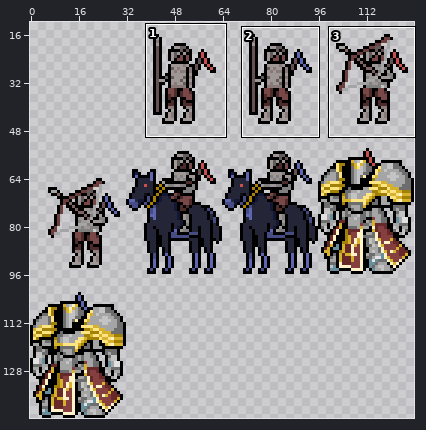
Two states of a sprite sheet, assets/new/infantry.png. Above, an overview of the earlier version with the close-up marked.
Close-up. Earlier state:
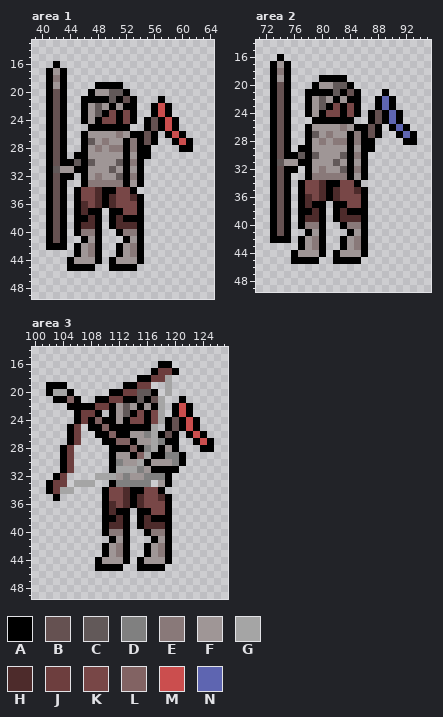
The file is 128x144 pixels. Colours within 5 levels of each other are drawn and written as one. Shown: area 1: x 39..64, y 13..49; area 2: x 71..95, y 14..49; area 3: x 100..127, y 14..49. The old version is drawn lined up with the new one. The wide view leaves out empty margins. The commit also changed other parts of the picture, which this record leaves out.
Palette (. is transparent): A #000000  B #655151  C #625959  D #808080  E #897979  F #9f9696  G #a5a5a5  H #4d2b2b  J #6d3e3e  K #784747  L #826363  M #cb4e4e  N #5e65b1
Pixels before, area 1, first column x 41:
16 .A...................
17 AFA..................
18 AEA..................
19 AFA....AAAA..........
20 ABA...AFFCCA.........
21 ABA..AAAACABA...A....
22 ABA..AFCFAFAA..AMA...
23 ABA..AFCAKAKA..AMA...
24 ABA..AFAKKAKA.ABAMA..
25 ABA...AAAAAA..ABAMA..
26 ABA..AFFFFEFAABA.AMA.
27 ABA..ACFEFFAEABA..AMA
28 ABA..AFEFEEAEAA....AA
29 ABA.AAFFFFFAFAA......
30 ABAACACFFFCAEA.......
31 ACFFAAFFFCFAFA.......
32 ABAA.AFEFFCAEA.......
33 ABA..AEEEEEAFA.......
34 ABA.AKKHAAKKA........
35 ABA.AKKHAHKKHA.......
36 ABA.AHKHAHKKKA.......
37 ABA.AHAA.AAKKA.......
38 ABA.AAHA.AHAAA.......
39 ABA.AHHA.AHHHA.......
40 ABA.AEEA..AEEA.......
41 ABA..AFA...AFA.......
42 AAA.AFEA..AFEA.......
43 ....AFEA..AFEA.......
44 ...AFFFA.AFFFA.......
45 ...AAAA..AAAA........
Pixels before, area 2, first column x 73:
16 .A...................
17 AFA..................
18 AEA..................
19 AFA....AAAA..........
20 ABA...AFFCCA.........
21 ABA..AAAACABA...A....
22 ABA..AFCFAFAA..ANA...
23 ABA..AFCAKAKA..ANA...
24 ABA..AFAKKAKA.ABANA..
25 ABA...AAAAAA..ABANA..
26 ABA..AFFFFEFAABA.ANA.
27 ABA..ACFEFFAEABA..ANA
28 ABA..AFEFEEAEAA....AA
29 ABA.AAFFFFFAFAA......
30 ABAACACFFFCAEA.......
31 ACFFAAFFFCFAFA.......
32 ABAA.AFEFFCAEA.......
33 ABA..AEEEEEAFA.......
34 ABA.AKKHAAKKA........
35 ABA.AKKHAHKKHA.......
36 ABA.AHKHAHKKKA.......
37 ABA.AHAA.AAKKA.......
38 ABA.AAHA.AHAAA.......
39 ABA.AHHA.AHHHA.......
40 ABA.AEEA..AEEA.......
41 ABA..AFA...AFA.......
42 AAA.AFEA..AFEA.......
43 ....AFEA..AFEA.......
44 ...AFFFA.AFFFA.......
45 ...AAAA..AAAA........
Pixels before, area 3, first column x 102:
16 ................AA......
17 ...............AJJA.....
18 .............AAJJG......
19 AAA........AAJJ..G......
20 AGGA.....AAJJCCA.G......
21 .AALA..AAJJAACABG..A....
22 ...AAAAJJAFCFAFAG.AMA...
23 ....AJJA.AFCAKAKG.AMA...
24 ....AJALAAFAKKAKGABAMA..
25 ...AJ.AALAAAAAAG.ABAMA..
26 ...AJ..AALAAFFDGABA.AMA.
27 ...AJ...AALLAFFGDAA..AMA
28 ..AJ.....AAALADGAFA...AA
29 ..AJ.....AFFALGAADDA....
30 ..AJ.....ADFFGAFFFDA....
31 ..AJ.....AGGGDFAAAA.....
32 .AJ....GGGFDFFDDDA......
33 AJJ.GGG..ADDDDD.FA......
34 AJGG....AKKHAAKKA.......
35 .A......AKKHAHKKHA......
36 ........AHKHAHKKKA......
37 ........AHAA.AAKKA......
38 ........AAHA.AHAAA......
39 ........AHHA.AHHHA......
40 ........AEEA..AEEA......
41 .........AFA...AFA......
42 ........AFEA..AFEA......
43 ........AFEA..AFEA......
44 .......AFFFA.AFFFA......
45 .......AAAA..AAAA.......
And afterwards:
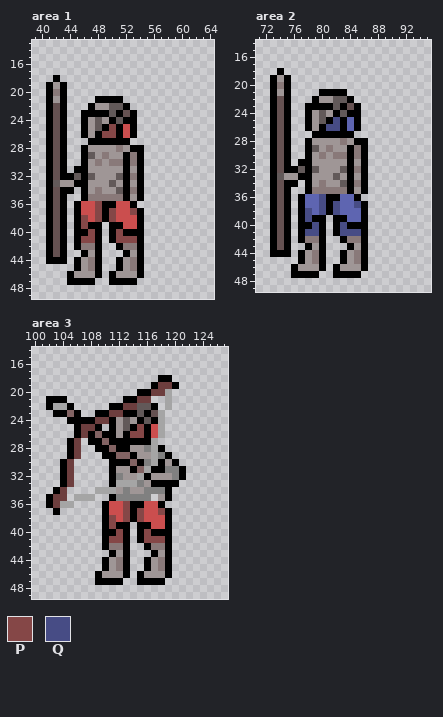
Colours new in this view: P #854747  Q #474c85
The edit:
whole drawing moved by +0,+5 (the old picture is shown already moved)
Changed rows in their new state; - is an unchanged pixel.
Area 1:
first column x 41:
16 -.-------------------
17 ...------------------
18 .A.------------------
19 -------....----------
20 -E----......---------
21 -F---..--A-..---.----
22 -----.AF-CC-.--...---
23 ------AA-C-B---...---
24 -------CFACA--.....--
25 -----AFC-P-MA-.....--
26 -------APPAM-...-...-
27 -----.AAAAA-....--...
28 -------F-F-FA-.----..
29 ----.-C-E---E-.------
30 ---..-FE-EE----------
31 -BA.-----F-----------
32 ----C-CF-------------
33 -CFFA-FFFCF----------
34 ---A.AFEFFCAEA-------
35 ----.AEEEEEAF--------
36 -----MMP-AMMA.-------
37 -----MMPAPMMP--------
38 -----PMPAPMMM--------
39 -----PA---AMM--------
40 -----AP--APAA--------
41 ----APP--APPP--------
42 -B---E-----E---------
43 ABA-.AF---.AF--------
44 AAA.A-E--.A-E--------
45 ---.-FEA-.-FEA-------
46 ---AFFFA-AFFFA-------
47 ---AAAA--AAAA--------
Area 2:
first column x 73:
16 -.-------------------
17 ...------------------
18 .A.------------------
19 -------....----------
20 -E----......---------
21 -F---..--A-..---.----
22 -----.AF-CC-.--...---
23 ------AA-C-B---...---
24 -------CFACA--.....--
25 -----AFC-Q-NA-.....--
26 -------AQQAN-...-...-
27 -----.AAAAA-....--...
28 -------F-F-FA-.----..
29 ----.-C-E---E-.------
30 ---..-FE-EE----------
31 -BA.-----F-----------
32 ----C-CF-------------
33 -CFFA-FFFCF----------
34 ---A.AFEFFCAEA-------
35 ----.AEEEEEAF--------
36 -----NNQ-ANNA.-------
37 -----NNQAQNNQ--------
38 -----QNQAQNNN--------
39 -----QA---ANN--------
40 -----AQ--AQAA--------
41 ----AQQ--AQQQ--------
42 -B---E-----E---------
43 ABA-.AF---.AF--------
44 AAA.A-E--.A-E--------
45 ---.-FEA-.-FEA-------
46 ---AFFFA-AFFFA-------
47 ---AAAA--AAAA--------
Area 3:
first column x 102:
16 ----------------..------
17 ---------------....-----
18 -------------...AA------
19 ...--------....AJJA-----
20 ....-----....AAJJ-------
21 A--..--....--JJ..G-.----
22 AGG-.....-AJJCC-.G...---
23 -AAL-..-AJJA-C-B--...---
24 ---A-A-JJ--CFACA-.....--
25 ---.AJJ-.-FC-P-MG.....--
26 ---.AJAL-AF-PPAMG..-...-
27 ------AAL-AA-AA-...--...
28 --.AJ--AAL--FF---..---..
29 --.AJ---A-LL-FFGDA..----
30 ----------AALADGA-A.----
31 ----------FFALG--DDA----
32 -.AJ---..ADF-GAFFFDA----
33 ..AJ...---GGG-FAA-A-----
34 .AJ.---GGGFDFFDDDA------
35 AJJ-GGG-.ADDDDD.F-------
36 AJGG-----MMP-AMMA.------
37 -A-------MMPAPMMP-------
38 ---------PMPAPMMM-------
39 ---------PA---AMM-------
40 ---------AP--APAA-------
41 --------APP--APPP-------
42 ---------E-----E--------
43 --------.AF---.AF-------
44 -------.A-E--.A-E-------
45 -------.-FEA-.-FEA------
46 -------AFFFA-AFFFA------
47 -------AAAA--AAAA-------
Pixel boxes of the changes (left, top, right, bottom) in both close-ups:
changed: (46, 61, 193, 285)
changed: (270, 54, 417, 278)
changed: (46, 361, 214, 585)
